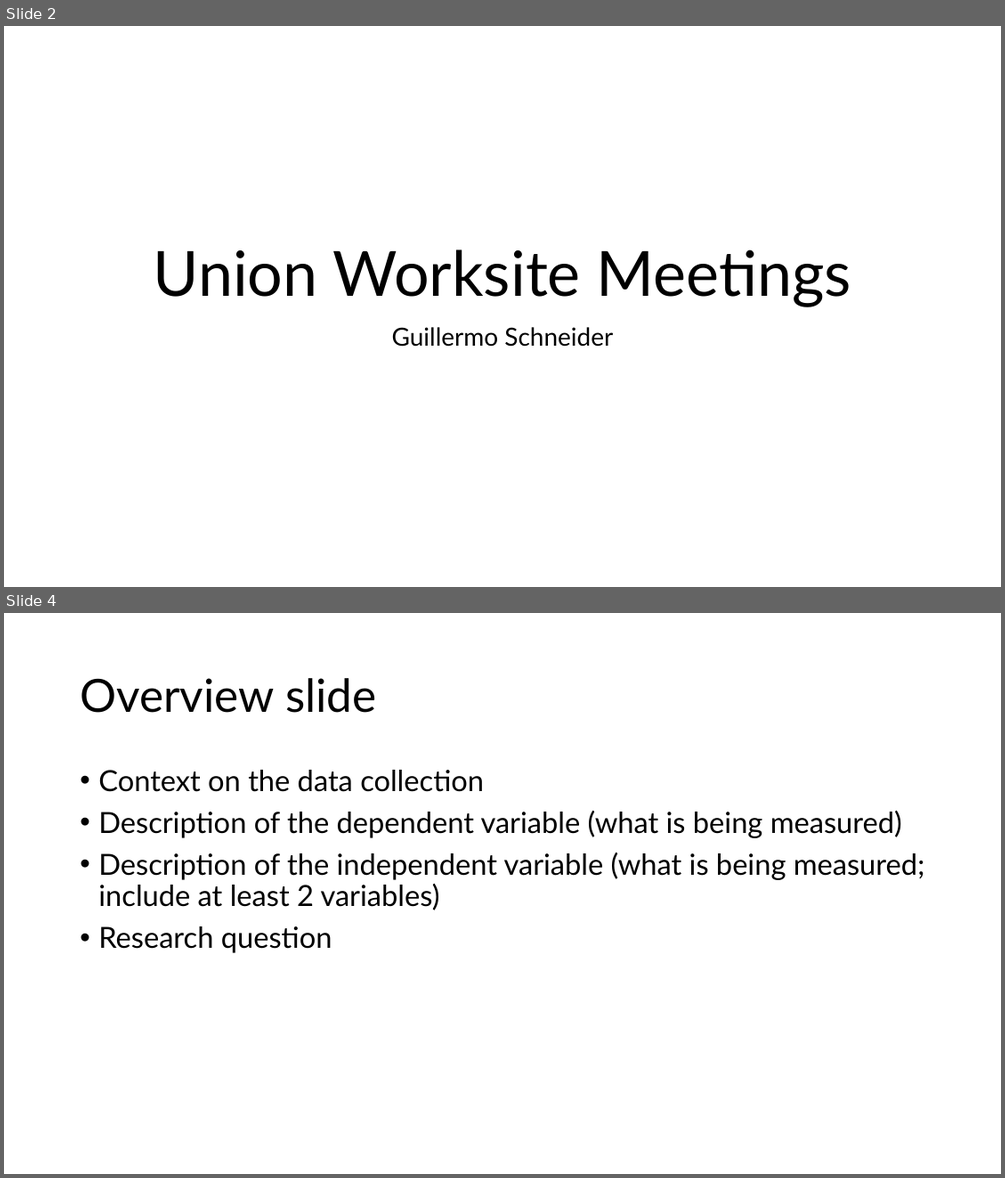
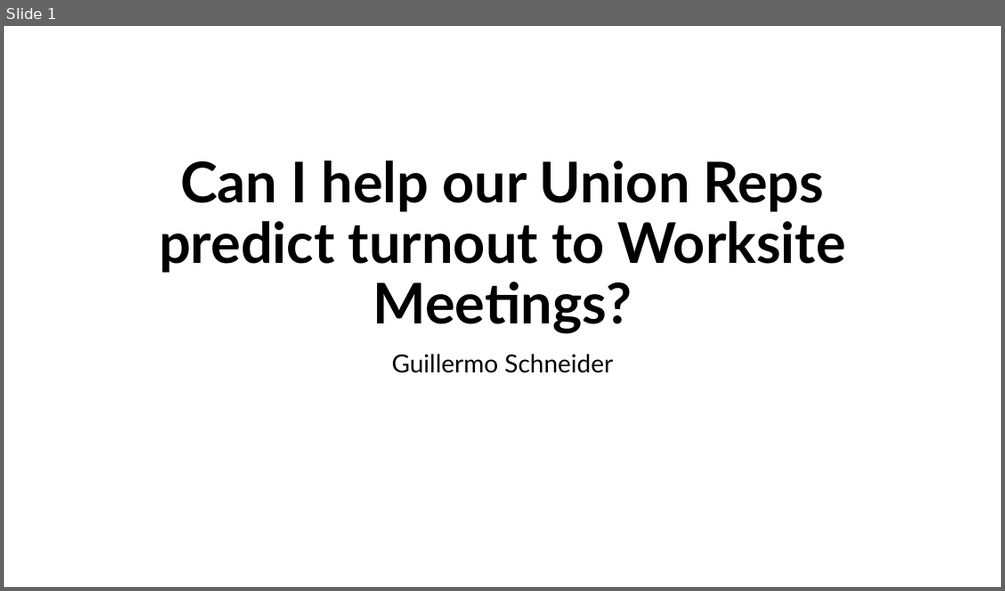
Before and after one commit to GuillermoCharlesSchneider/DATA-606, a slide deck: Project/FinalProjectPresentation.pptx. Shown one above the other, each under a label of ours: slides 2 and 4 before the commit, slide 1 after it; the slides between them are not shown. The pictures are 1005x1178 and 1005x591 pixels, drawn with LibreOffice and Linux fonts; fonts in the diff are those of the drawing. Boxes give left, top, right and bottom in pixels: in the first picture for what was removed or moved away, otherwise in the second. Text is boxed around its words. In the diff, an @@ line names an element or a change of style, - is before the commit and + after.

```diff
--- a/Project/FinalProjectPresentation.pptx
+++ b/Project/FinalProjectPresentation.pptx
@@ slide 4 removed at (4, 613, 1001, 1174), background #FFFFFF @@
@@ title removed at (80, 678, 376, 713) @@
-Overview slide
@@ text removed at (98, 770, 925, 953) @@
-• Context on the data collection
-• Description of the dependent variable (what is being measured)
-• Description of the independent variable (what is being measured; include at least 2 variables)
-• Research question
@@ what was slide 2 is now slide 1 @@
@@ slide 1 changed as well @@
@@ title at (159, 160, 846, 334): text changed; size 60 to 54 pt; bold on @@
-Union Worksite Meetings
+Can I help our Union Reps predict turnout to Worksite Meetings?
@@ subtitle "Guillermo Schneider": place and size @@
-subtitle "Guillermo Schneider" at (392, 327, 613, 346)
+subtitle "Guillermo Schneider" at (392, 354, 613, 373)
```
Also in this commit, not shown: 13 slides added, 5 other slides removed, 4 other files.
